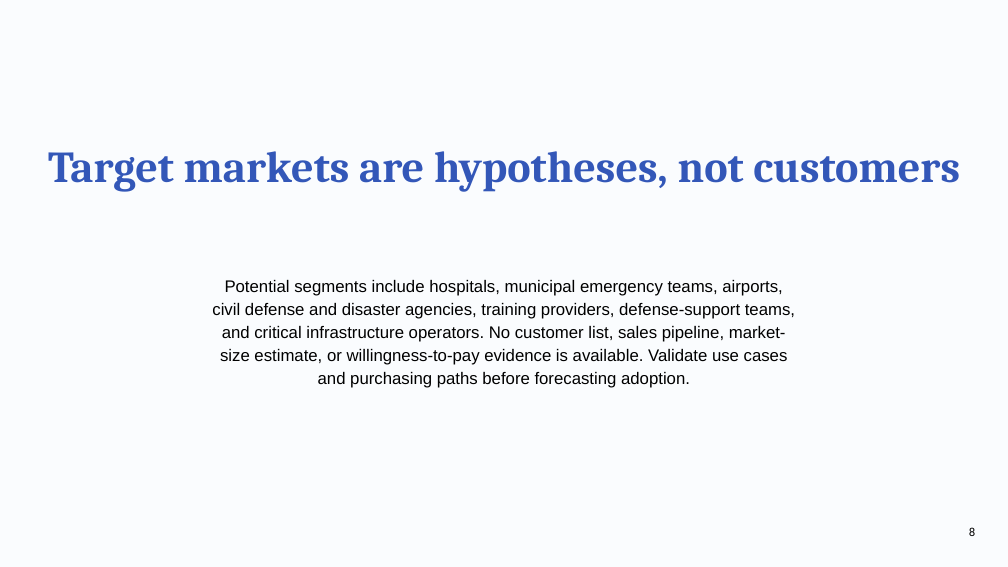
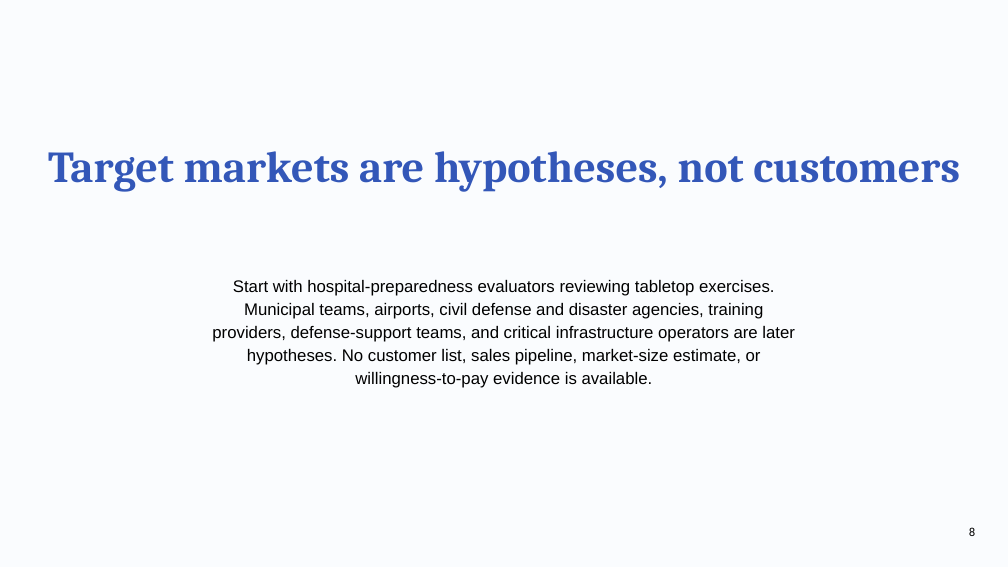
Before and after one commit to deepeshaiml/DrillLoop, a slide deck: slide 8 of DrillLoop_Business_Review.pptx. Drawn at 1008x567 pixels with LibreOffice and Linux fonts; fonts in the diff are those of the drawing. Boxes give left, top, right and bottom in pixels: in the first picture for what was removed or moved away, otherwise in the second. Text is boxed around its words. In the diff, an @@ line names an element or a change of style, - is before the commit and + after.

```diff
--- a/DrillLoop_Business_Review.pptx
+++ b/DrillLoop_Business_Review.pptx
@@ text at box(212, 280, 795, 388): text changed @@
-Potential segments include hospitals, municipal emergency teams, airports, civil defense and disaster agencies, training providers, defense-support teams, and critical infrastructure operators. No customer list, sales pipeline, market-size estimate, or willingness-to-pay evidence is available. Validate use cases and purchasing paths before forecasting adoption.
+Start with hospital-preparedness evaluators reviewing tabletop exercises. Municipal teams, airports, civil defense and disaster agencies, training providers, defense-support teams, and critical infrastructure operators are later hypotheses. No customer list, sales pipeline, market-size estimate, or willingness-to-pay evidence is available.
```
Also in this commit, not shown: 11 other slides changed, 14 other files.
